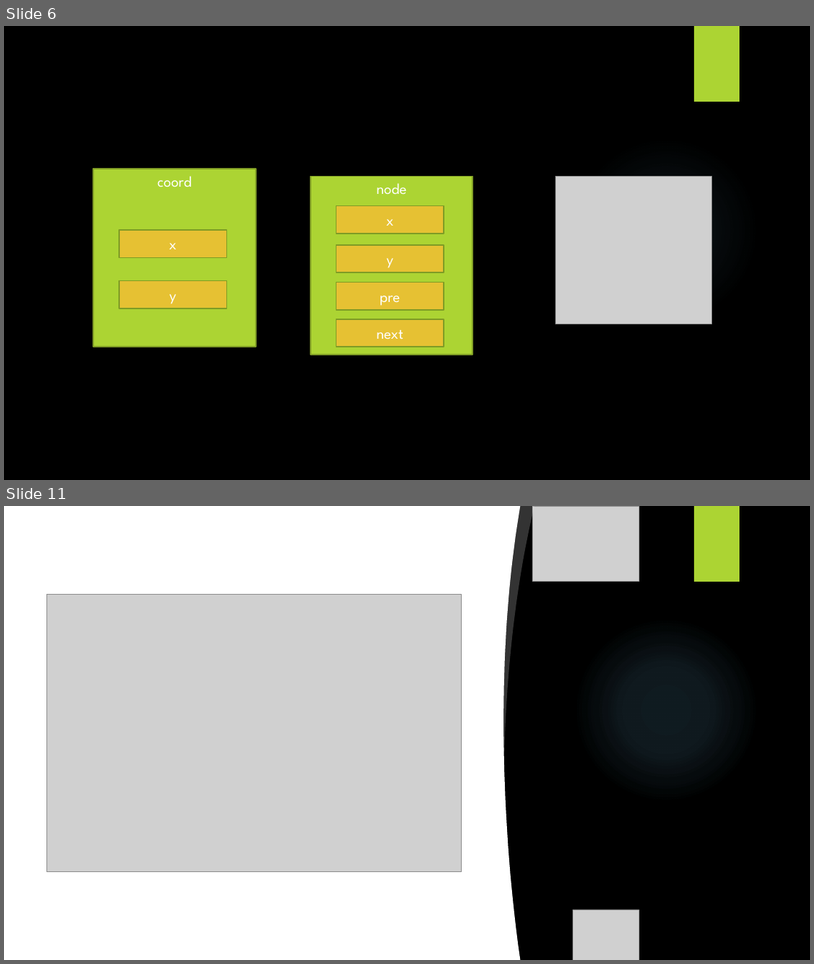
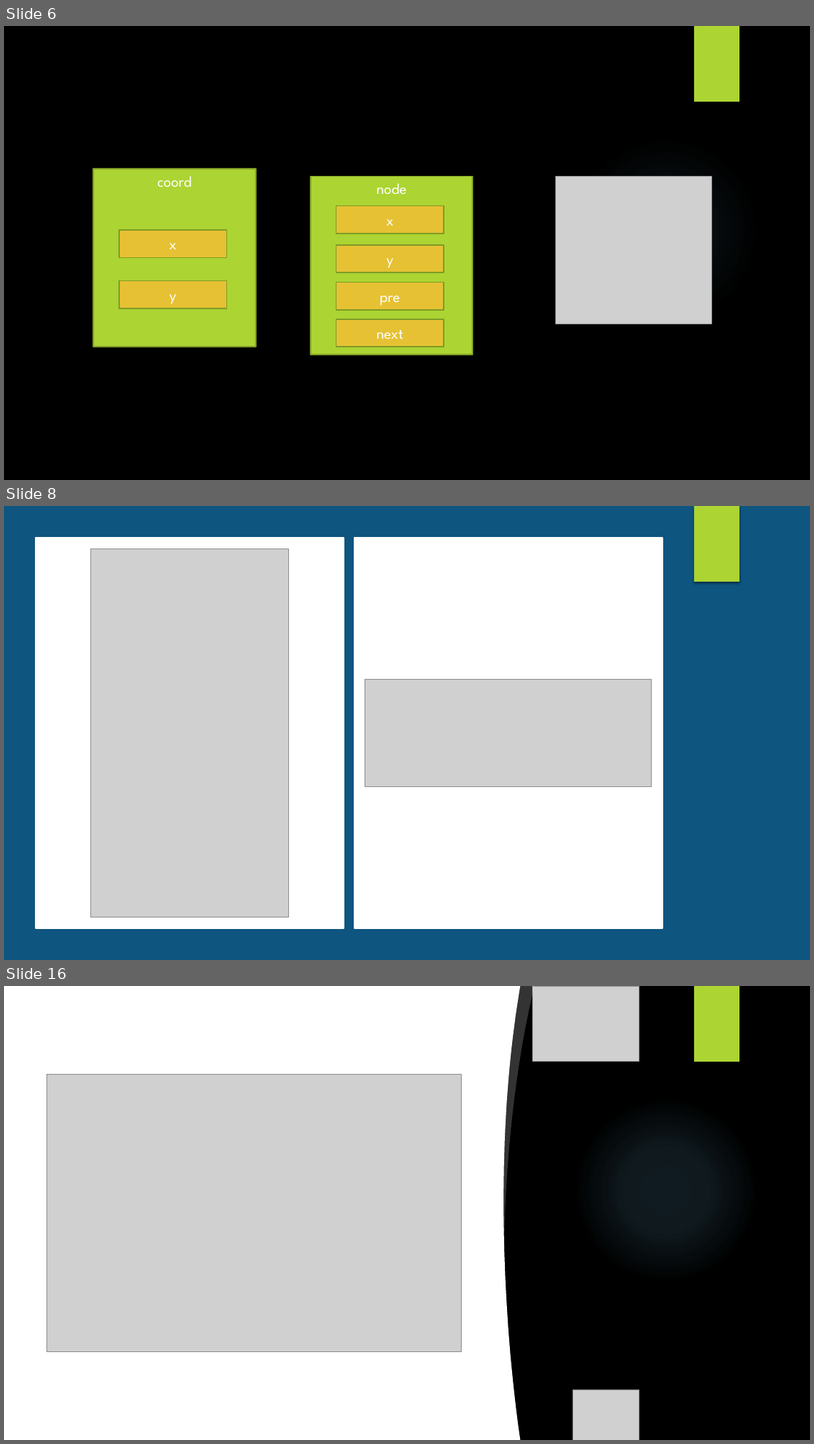
Before and after one commit to lingvin/snakegame, a slide deck: Презентация.pptx. Shown one above the other, each under a label of ours: slides 6 and 11 before the commit, slides 6, 8 and 16 after it; the slides between them are not shown. The pictures are 814x964 and 814x1444 pixels, drawn with LibreOffice and Linux fonts; fonts in the diff are those of the drawing; grey boxes stand for pictures; background and template pictures are left out. Boxes give left, top, right and bottom in pixels: in the first picture for what was removed or moved away, otherwise in the second. Text is boxed around its words. In the diff, an @@ line names an element or a change of style, - is before the commit and + after.

```diff
--- a/Презентация.pptx
+++ b/Презентация.pptx
@@ slide 8 added at (x1=4, y1=506, x2=810, y2=960), background picture (left out) @@
@@ rectangle added at (x1=4, y1=506, x2=810, y2=960), fill #0E5580 @@
@@ rectangle added at (x1=694, y1=506, x2=740, y2=582), fill #ACD433 @@
@@ rectangle added at (x1=36, y1=538, x2=344, y2=928), fill #FFFFFF, outline #FFFFFF 1.75 pt @@
@@ picture added at (x1=90, y1=548, x2=288, y2=917) @@
@@ rectangle added at (x1=355, y1=538, x2=664, y2=928), fill #FFFFFF, outline #FFFFFF 1.75 pt @@
@@ picture added at (x1=365, y1=679, x2=652, y2=787) @@
@@ what was slide 11 is now slide 16 @@
```
Also in this commit, not shown: 7 other slides added, 3 slides removed, 2 other files.
